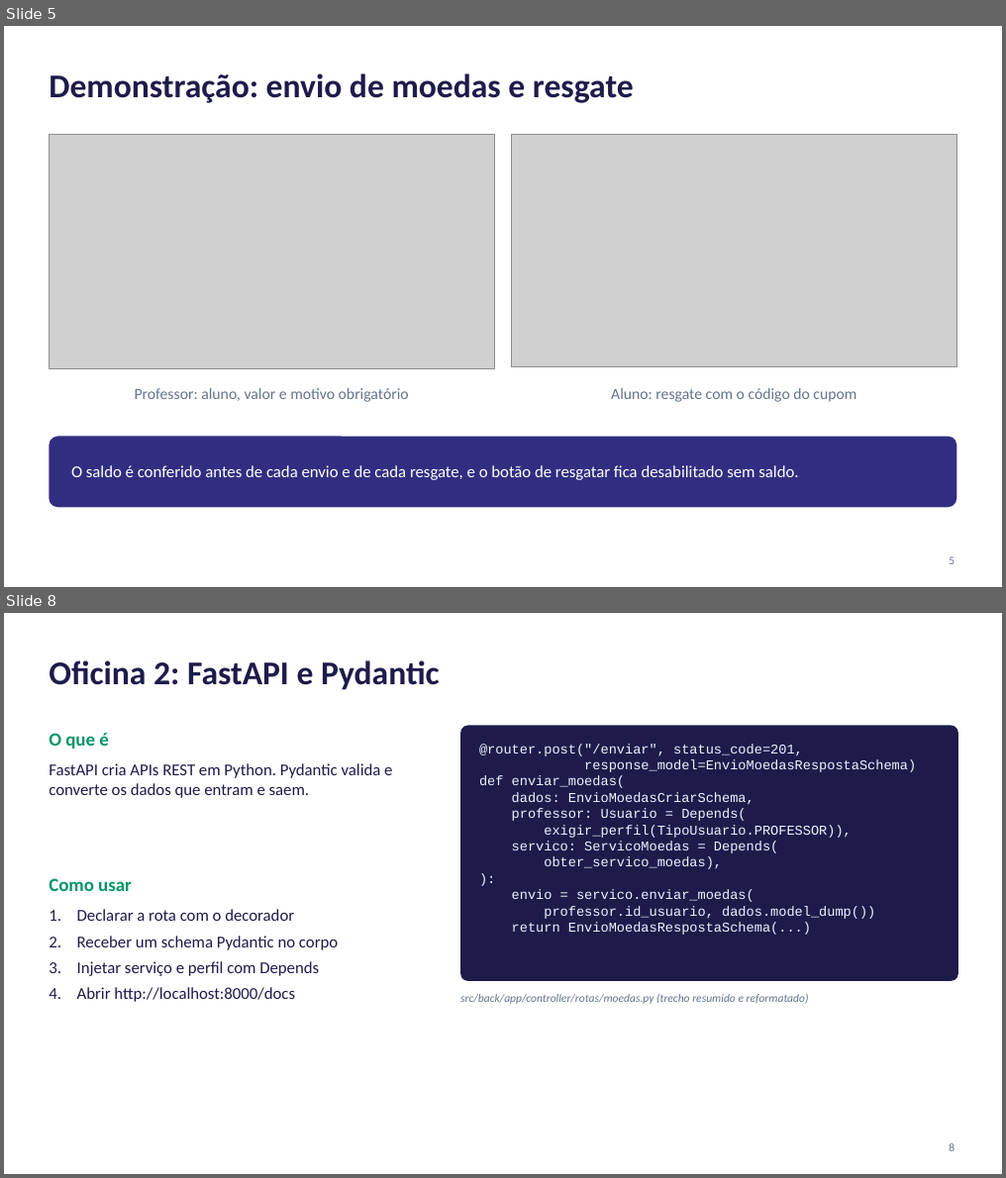
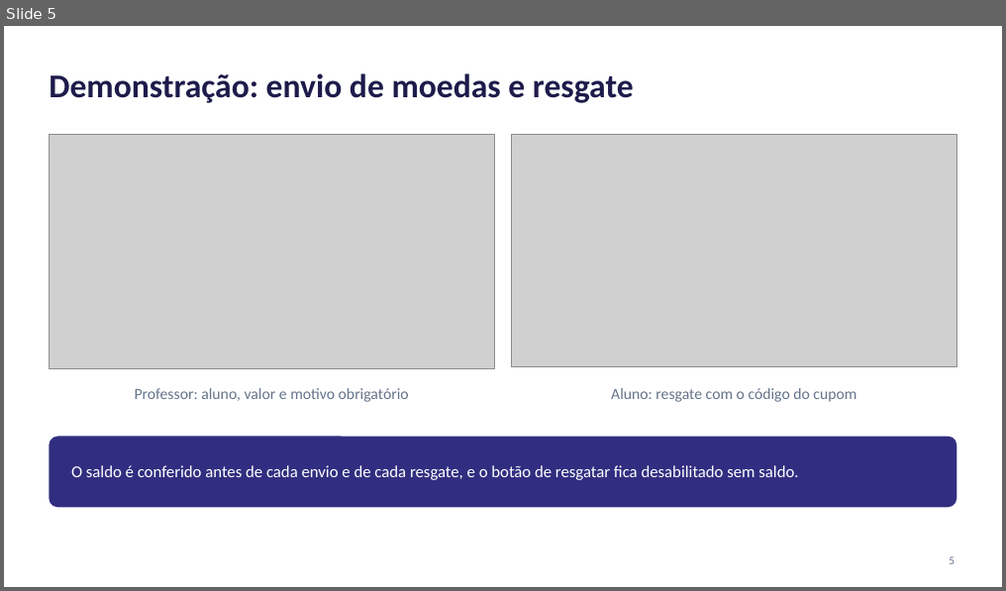
Before and after one commit to lucaslmchaves/sistema-moeda-estudantil, a slide deck: docs/apresentacao/Lab03S03-Apresentacao.pptx. Shown one above the other, each under a label of ours: slides 5 and 8 before the commit, slide 5 after it; the slides between them are not shown. The pictures are 1006x1178 and 1006x591 pixels, drawn with LibreOffice and Linux fonts; fonts in the diff are those of the drawing; grey boxes stand for pictures. Boxes give left, top, right and bottom in pixels: in the first picture for what was removed or moved away, otherwise in the second. Text is boxed around its words. In the diff, an @@ line names an element or a change of style, - is before the commit and + after.

Commit message:
docs: refaz os slides com a oficina das tecnologias por camada do MVC

```diff
--- a/docs/apresentacao/Lab03S03-Apresentacao.pptx
+++ b/docs/apresentacao/Lab03S03-Apresentacao.pptx
@@ slide 8 removed at [4,613,1002,1174], background #FFFFFF @@
@@ title removed at [49,661,440,690] @@
-Oficina 2: FastAPI e Pydantic
@@ rounded rectangle removed at [460,725,958,981] @@
@@ text removed at [49,733,109,749] @@
-O que é
@@ text removed at [479,744,916,935] @@
-@router.post("/enviar", status_code=201,
-response_model=EnvioMoedasRespostaSchema)
-def enviar_moedas(
-dados: EnvioMoedasCriarSchema,
-professor: Usuario = Depends(
-exigir_perfil(TipoUsuario.PROFESSOR)),
-servico: ServicoMoedas = Depends(
-obter_servico_moedas),
-):
-envio = servico.enviar_moedas(
-professor.id_usuario, dados.model_dump())
-return EnvioMoedasRespostaSchema(...)
@@ text removed at [49,763,392,798] @@
-FastAPI cria APIs REST em Python. Pydantic valida e converte os dados que entram e saem.
@@ text removed at [49,878,132,891] @@
-Como usar
@@ text removed at [77,909,338,1002] @@
-1. Declarar a rota com o decorador
-2. Receber um schema Pydantic no corpo
-3. Injetar serviço e perfil com Depends
-4. Abrir http://localhost:8000/docs
@@ text removed at [460,994,809,1004] @@
-src/back/app/controller/rotas/moedas.py (trecho resumido e reformatado)
@@ page number removed at [948,1144,954,1152] @@
-8
```
Also in this commit, not shown: 3 slides changed, 9 slides added, 5 other slides removed, 1 other file.
